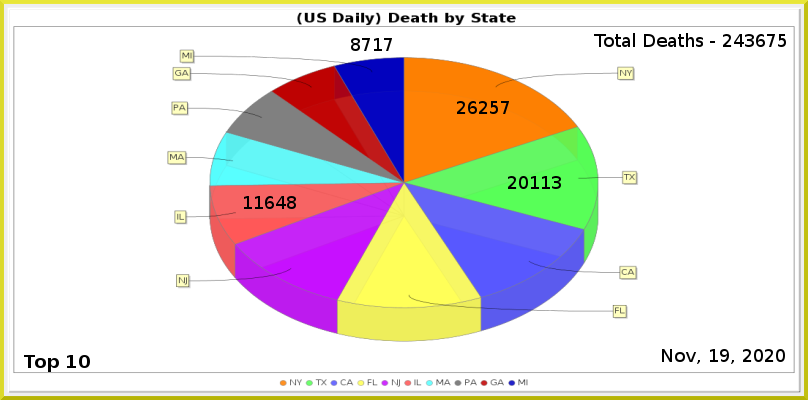
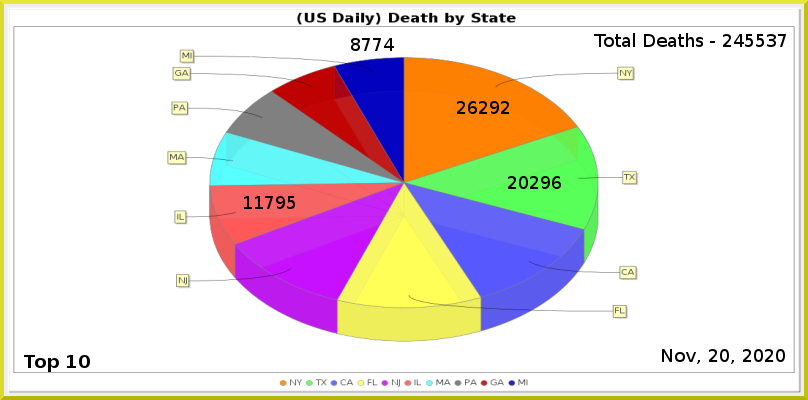
Comparing the layer stacks of the two w=808, h=400 images. Changes:
painted on "Least" over [373, 38, 394, 51]
painted on "6" over [265, 196, 296, 209]
painted on "2" over [530, 176, 561, 189]
painted on "1" over [490, 101, 510, 114]
renamed "Total Deaths - 243675" to "Total Deaths - 245537", painted on it over [745, 34, 786, 47]
painted on "Current Date" over [709, 349, 729, 362]
